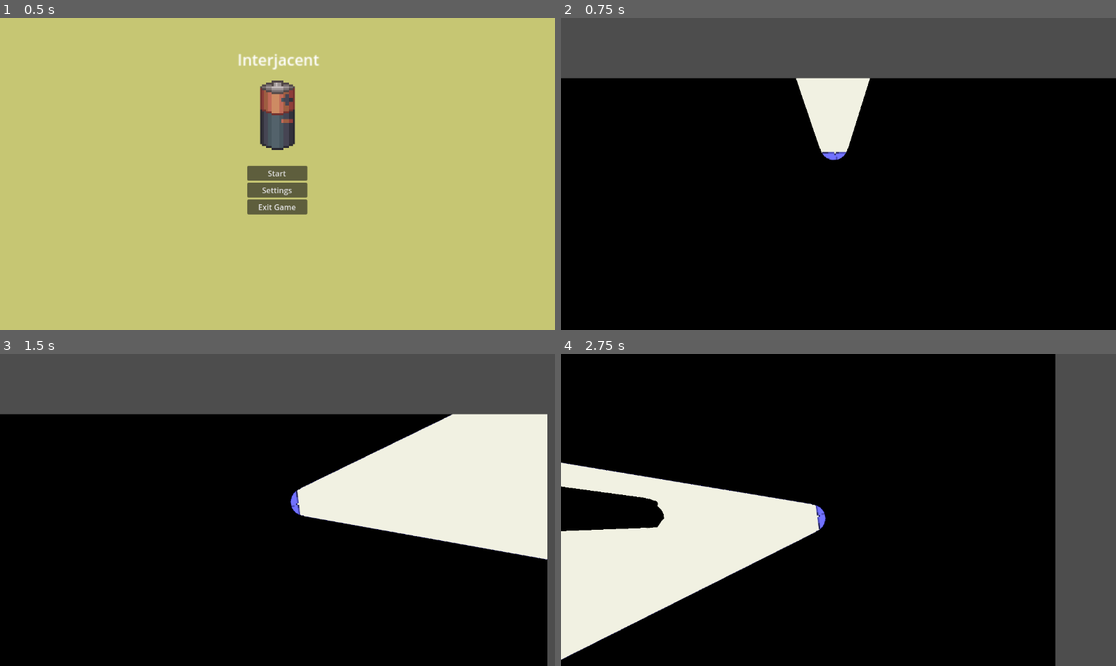
Above: before the commit, frames 1-4 (two rows, left to right).
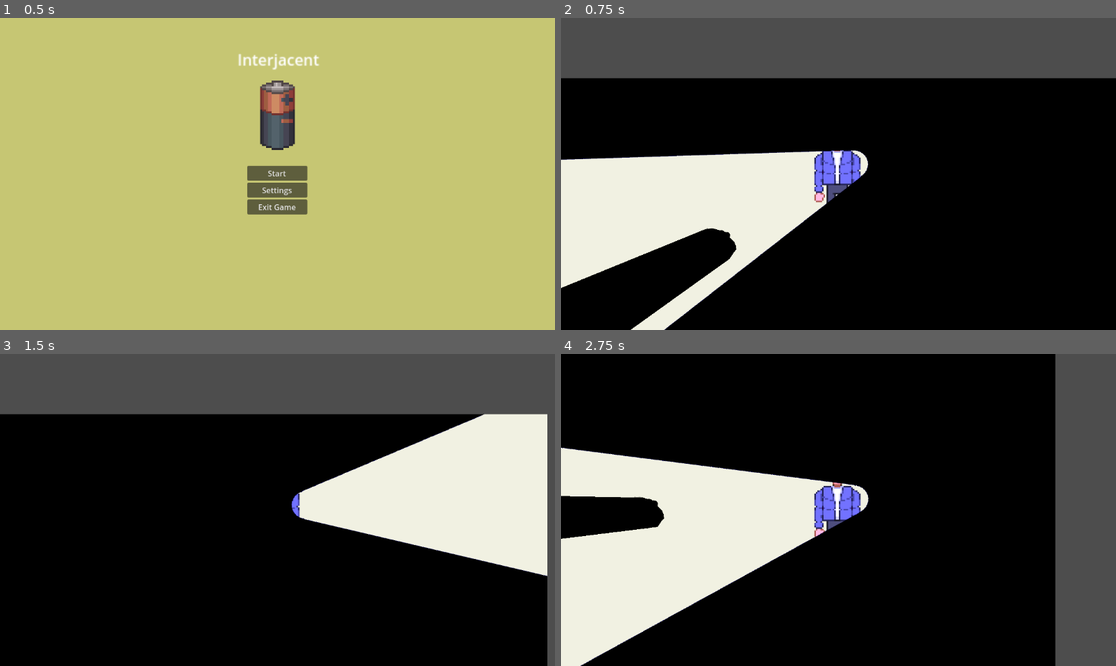
Above: after the commit, the same moments.

Repository: ChloeMayLikeCheese/GDD112-Group-Project
Game: Godot game, scene res://Menus/start_menu.tscn
Same seed, same stepped clock (60 frames per second), same inputs: the game is played once before the commit and once after it.
Inputs (mouse positions are in pixels of both pictures, inside the frame that each line leads up to):
- Up to frame 1 (0.5 s): no input
- Up to frame 2 (0.75 s): click "Start" at 0.5 s
- Up to frame 3 (1.5 s): tap Enter at 1.25 s; move the mouse to (399, 494) at 1.27 s; hold D (Right) from 1.28 s (still down)
- Up to frame 4 (2.75 s): move the mouse to (727, 525) at 2.02 s; release D (Right) at 2.03 s; hold S (Down) from 2.03 s (still down)

Frame 1 is identical in both runs. In frame 2, 19% of the frame differs, in the area x 0-56%, y 19-100%; in frame 3, 2.5%; in frame 4, 6.3%.

Commit message:
Fixed the entire player turning with flashlight

Diff:
--- a/Creatures/Darkner.gd
+++ b/Creatures/Darkner.gd
@@ -1,6 +1,6 @@
 extends CharacterBody2D
 
-func _process(delta):
+func _process(_delta):
 	pass
 
 
--- a/Creatures/character.gd
+++ b/Creatures/character.gd
@@ -4,7 +4,6 @@
 var paused = false
 var speed = 200
 func _process(_delta):
-	look_at(get_global_mouse_position())
 	var direction = Input.get_vector("Left","Right","Up","Down")
 	velocity = direction * speed
 	move_and_slide()
--- a/Menus/pause_menu.gd
+++ b/Menus/pause_menu.gd
@@ -8,6 +8,7 @@
 
 func _on_quit_pressed():
 	get_tree().call_deferred("change_scene_to_file",start_game)
+	Engine.time_scale = 1
 
 
 func _on_resume_pressed():
--- a/Menus/pause_menu.tscn
+++ b/Menus/pause_menu.tscn
@@ -38,9 +38,6 @@
 text = "Main Menu
 "
 
-[node name="Camera2D" type="Camera2D" parent="."]
-position = Vector2(544, 0)
-
 [connection signal="pressed" from="MarginContainer/VBoxContainer/Resume" to="." method="_on_resume_pressed"]
 [connection signal="pressed" from="MarginContainer/VBoxContainer/Settings" to="." method="_on_settings_pressed"]
 [connection signal="pressed" from="MarginContainer/VBoxContainer/Quit" to="." method="_on_quit_pressed"]
--- a/Menus/start_menu.gd
+++ b/Menus/start_menu.gd
@@ -10,6 +10,7 @@
 
 func _on_start_pressed():
 	get_tree().call_deferred("change_scene_to_file",start_game)
+	Engine.time_scale = 1
 
 
 func _on_stettings_pressed():
--- /dev/null
+++ b/Scenes/flashlight.gd
@@ -0,0 +1,8 @@
+extends Node2D
+
+
+
+
+# Called every frame. 'delta' is the elapsed time since the previous frame.
+func _process(_delta):
+	look_at(get_global_mouse_position())
--- a/Scenes/flashlight.tscn
+++ b/Scenes/flashlight.tscn
@@ -1,8 +1,10 @@
-[gd_scene load_steps=2 format=3 uid="uid://begj2j3dpscvb"]
+[gd_scene load_steps=3 format=3 uid="uid://begj2j3dpscvb"]
 
 [ext_resource type="Texture2D" uid="uid://cptcvkakcbow3" path="res://Textures/Light.png" id="1_j8qe6"]
+[ext_resource type="Script" path="res://Scenes/flashlight.gd" id="1_ykhpp"]
 
 [node name="flashlight" type="Node2D"]
+script = ExtResource("1_ykhpp")
 
 [node name="PointLight2D" type="PointLight2D" parent="."]
 energy = 2.0
Not shown, added: Creatures/Facecreaturething.png.import
